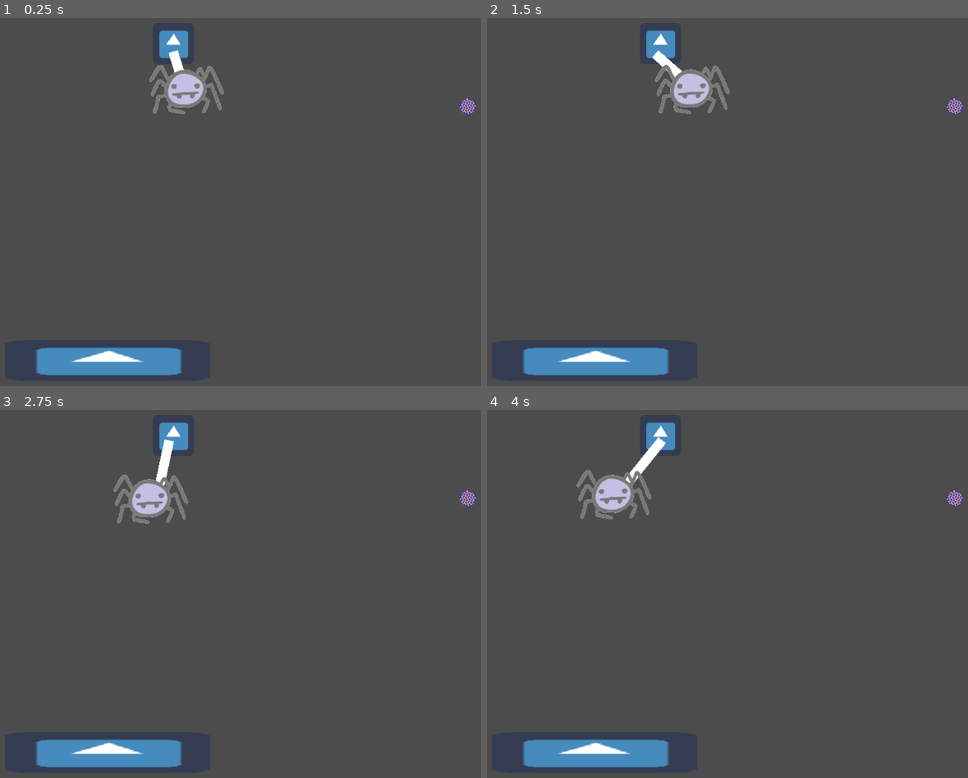
Above: before the commit, frames 1-4 (two rows, left to right).
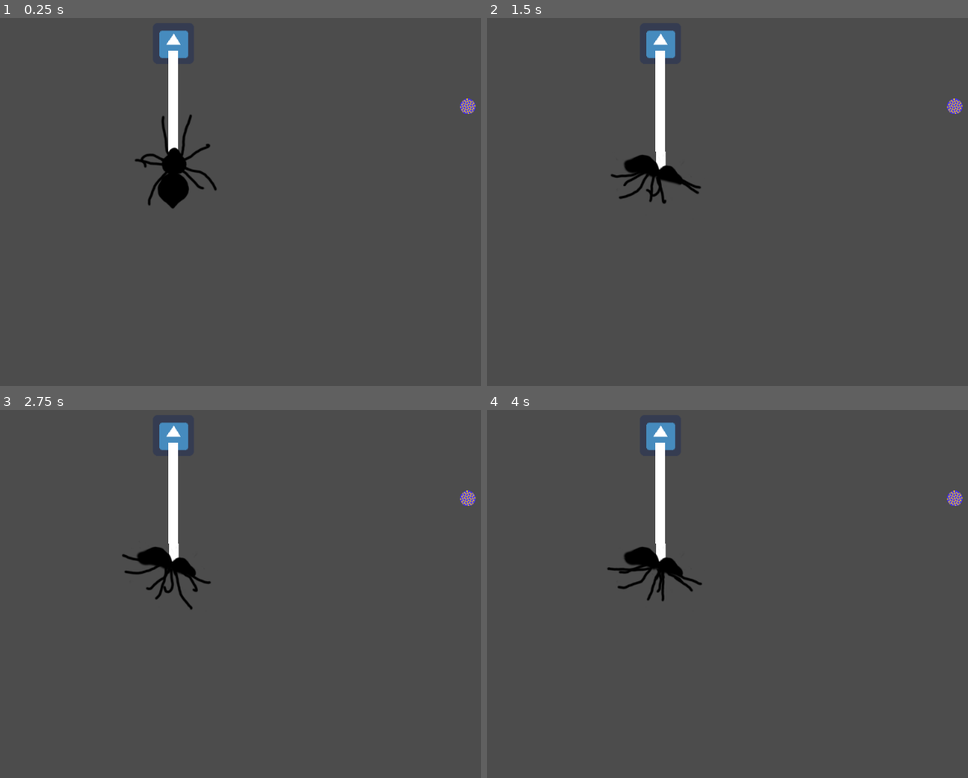
Above: after the commit, the same moments.

Repository: MarmotaGames/aracnotopia
Game: Godot game, scene res://web/newWeb/newWeb.tscn
The game is run twice, just before and just after one commit, with the same random seed, the same clock (stepped at 60 frames per second) and the same inputs. This scene is started directly instead of the project's main scene. The engine's default icon, where the game draws it, is replaced by a stand-in: a white triangle on a blue panel in a dark square.
Inputs (mouse positions are in pixels of both pictures, inside the frame that each line leads up to):
- Up to frame 1 (0.25 s): no input
- Up to frame 2 (1.5 s): tap Enter (ui_accept) at 0.5, 0.77 s; move the mouse to (905, 179) at 0.52 s; hold Right (ui_right) 0.53-1.28 s; hold H (aga) 0.53-1.28 s; click (905, 179) at 0.67 s; move the mouse to (631, 216) at 1.27 s; hold Down (ui_down) from 1.28 s (still down); right-click (631, 216) at 1.35 s; click (631, 216) at 1.42 s
- Up to frame 3 (2.75 s): tap Enter (ui_accept) at 1.52 s; move the mouse to (341, 505) at 2.02 s; release Down (ui_down) at 2.03 s; hold Right (ui_right) from 2.03 s (still down); hold L (secretar) from 2.03 s (still down); click (341, 505) at 2.17 s
- Up to frame 4 (4 s): move the mouse to (727, 667) at 2.77 s; release Right (ui_right) at 2.78 s; release L (secretar) at 2.78 s; hold Up (ui_up) 2.78-3.53 s; tap H (aga) at 2.85 s; click (727, 667) at 2.92 s; tap Enter (ui_accept) at 3.02, 3.77 s; move the mouse to (958, 649) at 3.52 s; hold Left (ui_left) from 3.53 s (still down); right-click (958, 649) at 3.6 s; click (958, 649) at 3.67 s

The runs differ from the first frame. In frame 1, 4.9% of the frame differs, in the area x 7-47%, y 8-98%; in frame 2, 4.8%; in frame 3, 5.0%; in frame 4, 5.2%, in the area x 7-45%, y 7-98%.
Error after the commit: Invalid get index 'spiderInArea' (on base: 'null instance'). (res://player/Player_rigido.gd:99)

Commit message:
Changed the SpiderDummy to the real Spider

Diff:
--- a/GodotProject/web/ball/Ball.gd
+++ b/GodotProject/web/ball/Ball.gd
@@ -5,8 +5,7 @@
 func _process(delta):
 	if Input.is_mouse_button_pressed(BUTTON_LEFT) and over:
 		var mousePos = get_viewport().get_mouse_position()
-		position += mousePos - global_position*0.85
-#		position += mousePos
+		position += mousePos - global_position
 
 func _on_Control_mouse_entered():
 	over = true
--- a/GodotProject/web/newWeb/Web.gd
+++ b/GodotProject/web/newWeb/Web.gd
@@ -1,29 +1,31 @@
 extends RigidBody2D
 
-# class member variables go here, for example:
-# var a = 2
-# var b = "textvar"
-
 func _ready():
-	# Called when the node is added to the scene for the first time.
-	# Initialization here
-	pass
+	initialMotion(false)
 
 func _process(delta):
-#	# Called every frame. Delta is time since last frame.
-#	# Update game logic here.
-#	var scale = Vector2(1,0.1)
-	var scale = $Sprite.get_scale()
-	scale.y += 0.001
-	$Sprite.set_scale(scale)
-	$CollisionShape2D.set_scale(scale)
+	stretchDownwards(false)
 
-	var spritePosition = $Sprite.get_global_position()
-	spritePosition.y += 0.117
-	$Sprite.set_global_position(spritePosition)
-	$CollisionShape2D.set_global_position(spritePosition)
+func stretchDownwards(turnedOn):
+	if turnedOn:
+		var scale = $Sprite.get_scale()
+		scale.y += 0.001
+		$Sprite.set_scale(scale)
+		$CollisionShape2D.set_scale(scale)
 
-	var jointPosition = $PinJoint2D.get_global_position()
-	jointPosition.y += 0.25
-	$PinJoint2D.set_global_position(jointPosition)
-	get_node("../SpiderDummy").set_global_position(jointPosition)
+		var spritePosition = $Sprite.get_global_position()
+		spritePosition.y += 0.117
+		$Sprite.set_global_position(spritePosition)
+		$CollisionShape2D.set_global_position(spritePosition)
+
+		var jointPosition = $PinJoint2D.get_global_position()
+		jointPosition.y += 0.25
+		$PinJoint2D.set_global_position(jointPosition)
+	#	get_node("../SpiderDummy").set_global_position(jointPosition)
+		get_node("../Spider").set_global_position(jointPosition)
+
+
+func initialMotion(turnedOn):
+	if turnedOn:
+		var velocity = Vector2(90,0)
+		self.set_linear_velocity(velocity)
--- a/GodotProject/web/newWeb/newWeb.tscn
+++ b/GodotProject/web/newWeb/newWeb.tscn
@@ -1,16 +1,17 @@
-[gd_scene load_steps=7 format=2]
+[gd_scene load_steps=8 format=2]
 
 [ext_resource path="res://web/ball/Ball.tscn" type="PackedScene" id=1]
 [ext_resource path="res://icon.png" type="Texture" id=2]
 [ext_resource path="res://web/newWeb/Web.tscn" type="PackedScene" id=3]
 [ext_resource path="res://web/newWeb/SpiderDummy.tscn" type="PackedScene" id=4]
+[ext_resource path="res://player/Player_rigido.tscn" type="PackedScene" id=5]
 
-[sub_resource type="RectangleShape2D" id=2]
+[sub_resource type="RectangleShape2D" id=1]
 
 custom_solver_bias = 0.0
 extents = Vector2( 160, 30 )
 
-[sub_resource type="RectangleShape2D" id=1]
+[sub_resource type="RectangleShape2D" id=2]
 
 custom_solver_bias = 0.0
 extents = Vector2( 31, 31 )
@@ -25,7 +26,7 @@
 
 [node name="Platform" type="StaticBody2D" parent="." index="1"]
 
-position = Vector2( 251.687, 553.711 )
+position = Vector2( -190.611, 466.732 )
 input_pickable = false
 collision_layer = 1
 collision_mask = 1
@@ -77,20 +78,39 @@
 
 [node name="Web" parent="." index="3" instance=ExtResource( 3 )]
 
-position = Vector2( 355.864, 105.459 )
-linear_velocity = Vector2( 250, 0 )
+position = Vector2( 354.636, 161.935 )
+mass = 800.0
+friction = 0.0
 _sections_unfolded = [ "Linear", "Transform" ]
+
+[node name="Sprite" parent="Web" index="0"]
+
+scale = Vector2( 1, 0.8 )
+
+[node name="CollisionShape2D" parent="Web" index="1"]
+
+scale = Vector2( 1, 0.8 )
 
 [node name="PinJoint2D" type="PinJoint2D" parent="Web" index="2"]
 
-position = Vector2( 1.09381, 26.7864 )
+position = Vector2( -0.797363, 83.9259 )
 node_a = NodePath("..")
-node_b = NodePath("../../SpiderDummy")
+node_b = NodePath("../../Spider")
 bias = 0.0
 disable_collision = true
 softness = 0.0
 
 [node name="SpiderDummy" parent="." index="4" instance=ExtResource( 4 )]
 
-position = Vector2( 360.415, 151.031 )
-mode = 2
+visible = false
+position = Vector2( 558.259, 254.603 )
+_sections_unfolded = [ "Collision", "Transform" ]
+
+[node name="Spider" parent="." index="5" instance=ExtResource( 5 )]
+
+position = Vector2( 355.565, 261.185 )
+rotation = 3.14159
+_sections_unfolded = [ "Collision", "Transform" ]
+
+
+[editable path="Web"]
Not shown: 2 places in GodotProject/web/newWeb/newWeb.tscn that only renumber resources
